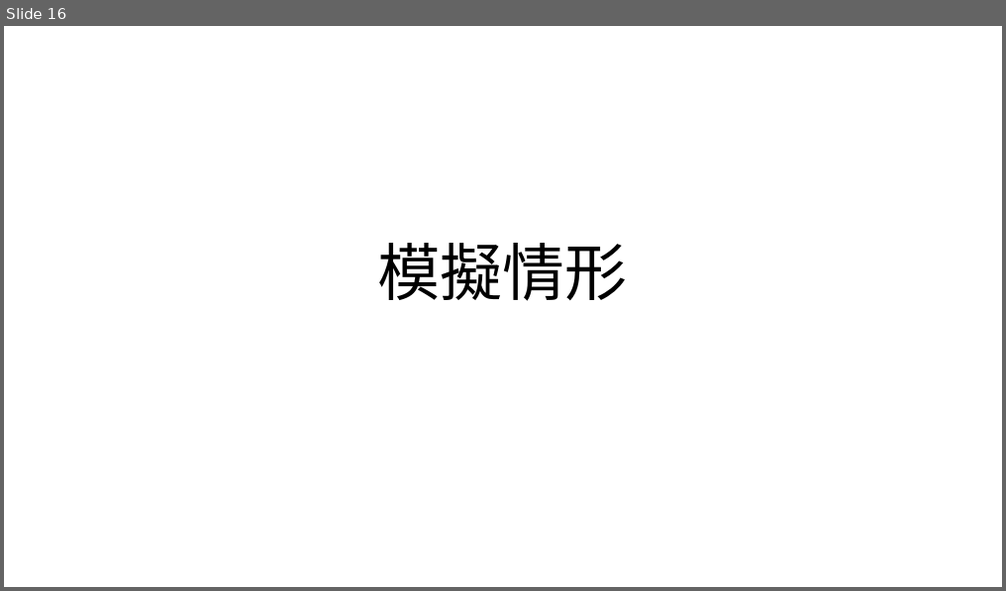
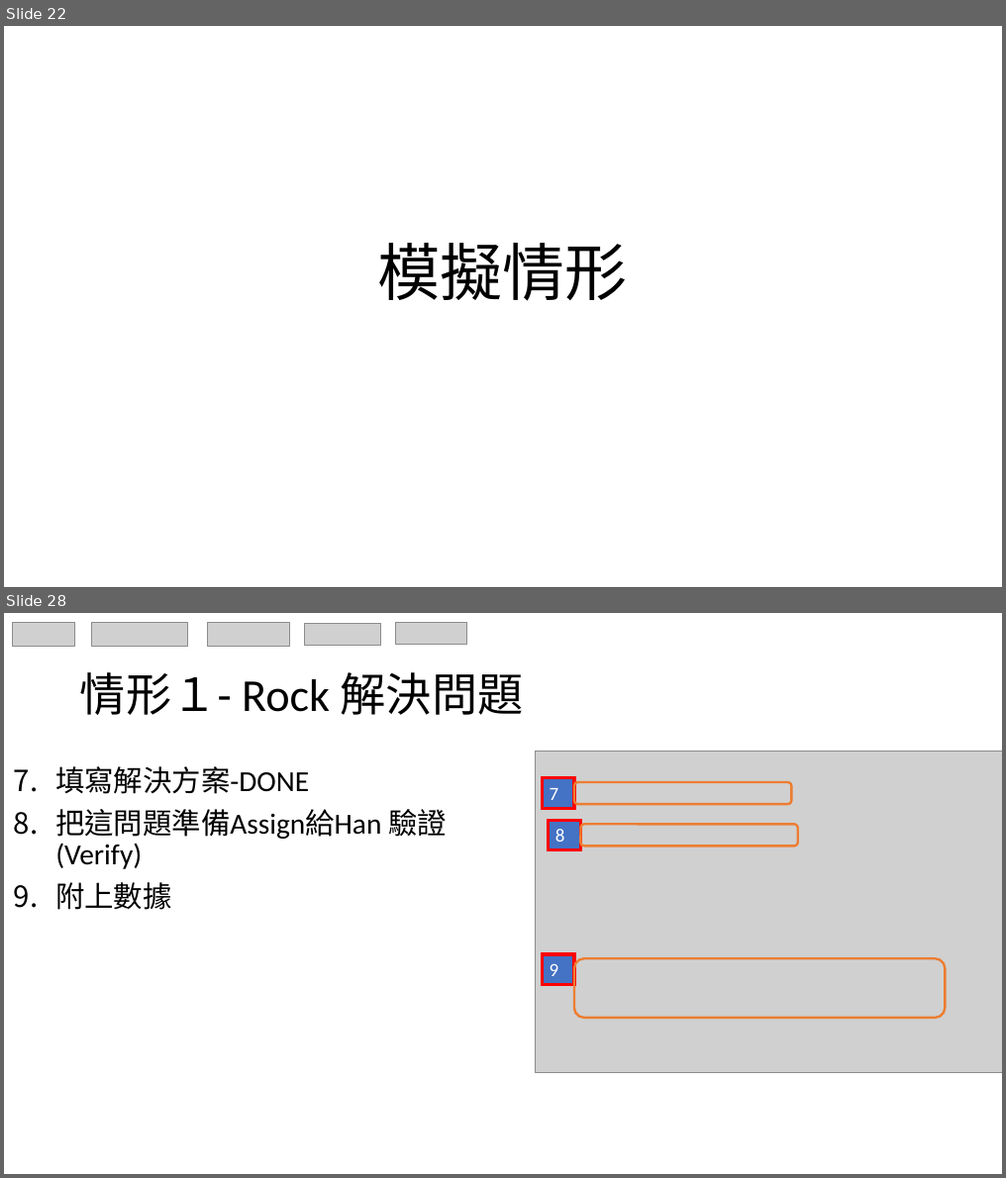
Before and after one commit to HanFormosa/JIRA, a slide deck: JIRA Proposal.pptx. Shown one above the other, each under a label of ours: slide 16 before the commit, slides 22 and 28 after it; the slides between them are not shown. The pictures are 1006x591 and 1006x1178 pixels, drawn with LibreOffice and Linux fonts; fonts in the diff are those of the drawing; grey boxes stand for pictures. Boxes give left, top, right and bottom in pixels: in the first picture for what was removed or moved away, otherwise in the second. Text is boxed around its words. In the diff, an @@ line names an element or a change of style, - is before the commit and + after.

```diff
--- a/JIRA Proposal.pptx
+++ b/JIRA Proposal.pptx
@@ slide 28 added at (x1=4, y1=613, x2=1002, y2=1174), background #FFFFFF @@
@@ group added at (x1=13, y1=622, x2=467, y2=646): 5 pictures @@
@@ title added at (x1=80, y1=672, x2=524, y2=715), 44 pt, text #000000 @@
+情形１- Rock 解決問題
@@ picture added at (x1=535, y1=752, x2=1002, y2=1072) @@
@@ text added at (x1=55, y1=766, x2=447, y2=910), 28 pt, text #000000 @@
+7. 填寫解決方案-DONE
+8. 把這問題準備Assign給Han 驗證(Verify)
+9. 附上數據
@@ rectangle added at (x1=542, y1=778, x2=573, y2=808), fill #4472C4, outline #FF0000 3 pt, 18 pt, text #FFFFFF @@
+7
@@ rounded rectangle added at (x1=574, y1=782, x2=792, y2=804), outline #ED7D31 2.25 pt @@
@@ rectangle added at (x1=548, y1=820, x2=580, y2=851), fill #4472C4, outline #FF0000 3 pt, 18 pt, text #FFFFFF @@
+8
@@ rounded rectangle added at (x1=580, y1=824, x2=798, y2=846), outline #ED7D31 2.25 pt @@
@@ rectangle added at (x1=542, y1=955, x2=573, y2=984), fill #4472C4, outline #FF0000 3 pt, 18 pt, text #FFFFFF @@
+9
@@ rounded rectangle added at (x1=574, y1=959, x2=945, y2=1018), outline #ED7D31 2.25 pt @@
@@ what was slide 16 is now slide 22 @@
```
Also in this commit, not shown: 13 slides changed, 16 other slides added.
